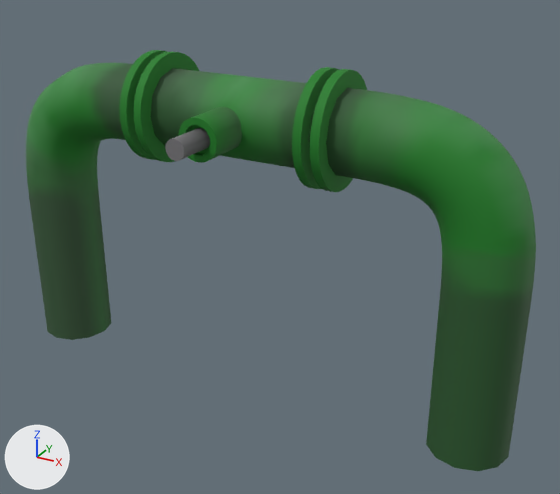
The Blender file data/Assets/Models/Tube/Pipe Bend.blend: old version first, new version second.
Camera for both pictures: a camera (50 mm lens) standing at (16.47, -25.87, 13.46) and looking at (2.23, 0.03, 0.51). Lighting does not change. The marker at lower left points along +X, +Y and +Z.
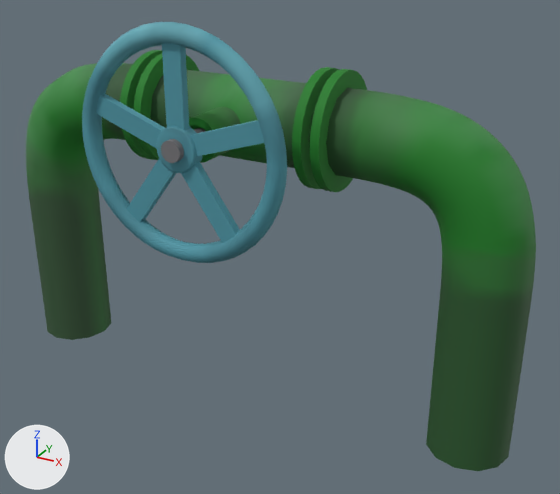
Commit message: Traktor: Added a valve to bent pipe model.

Location of each change, [x1, y1, x2, y2] in pixels of the pictures (560 x 494 px):
'BézierCircle', added
    after: [82, 22, 287, 263]
'Cube', added
    after: [96, 43, 264, 243]
'Cylinder.005', added
    after: [156, 126, 202, 173]

Diff of the bpy script that builds the scene:
```diff
--- a/data/Assets/Models/Tube/Pipe Bend.blend.py
+++ b/data/Assets/Models/Tube/Pipe Bend.blend.py
@@ me_cube @@
+me_cube.from_pydata(...)  # a box spanning x -0.38..0.38, y 0.1..0.43, z 0.59..3.83
+me_cube.materials.append(mat_mat_tube)
@@ me_béziercircle @@
+me_béziercircle.from_pydata(...)  # 288 vertices, 288 faces; spans x -4.44..4.44, y -4.44..4.44, z -0.34..0.34
+me_béziercircle.polygons.foreach_set('use_smooth', [True] * 288)
+me_béziercircle.materials.append(mat_mat_tube)
@@ me_cylinder_005 @@
+me_cylinder_005.from_pydata(...)  # 80 vertices, 66 faces; spans x -0.87..0.87, y -0.87..0.87, z -0.27..0.27
+me_cylinder_005.polygons.foreach_set('use_smooth', [True] * 66)
+me_cylinder_005.materials.append(mat_mat_tube)
@@ ob_cube @@
+ob_cube = bpy.data.objects.new('Cube', me_cube)
+ob_cube.location = (0.19, -4.09, 5.44)
+_m = ob_cube.modifiers.new('Array', 'ARRAY')
+_m.count = 5
+_m.use_relative_offset = False
+_m.use_object_offset = True
+_m.offset_object = ob_empty
@@ ob_empty @@
+ob_empty = bpy.data.objects.new('Empty', None)
+ob_empty.location = (0.186, -4.087, 5.441)
+ob_empty.rotation_euler = (0.0, 1.264, 0.0)  # degrees (0, 72, 0)
@@ ob_béziercircle @@
+ob_béziercircle = bpy.data.objects.new('BézierCircle', me_béziercircle)
+ob_béziercircle.location = (0.19, -3.83, 5.44)
+ob_béziercircle.rotation_euler = (1.571, 0.0, 0.0)  # degrees (90, 0, 0)
@@ ob_cylinder_005 @@
+ob_cylinder_005 = bpy.data.objects.new('Cylinder.005', me_cylinder_005)
+ob_cylinder_005.location = (0.19, -3.83, 5.44)
+ob_cylinder_005.rotation_euler = (1.571, 0.0, 0.0)  # degrees (90, 0, 0)
```
